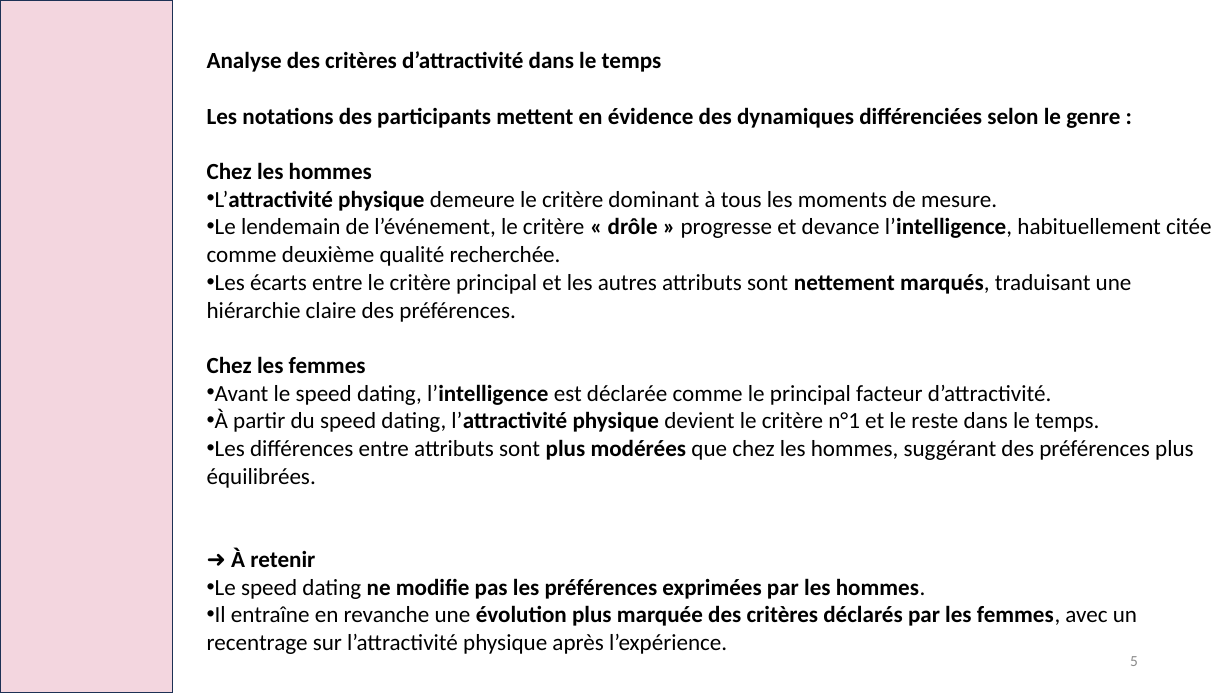
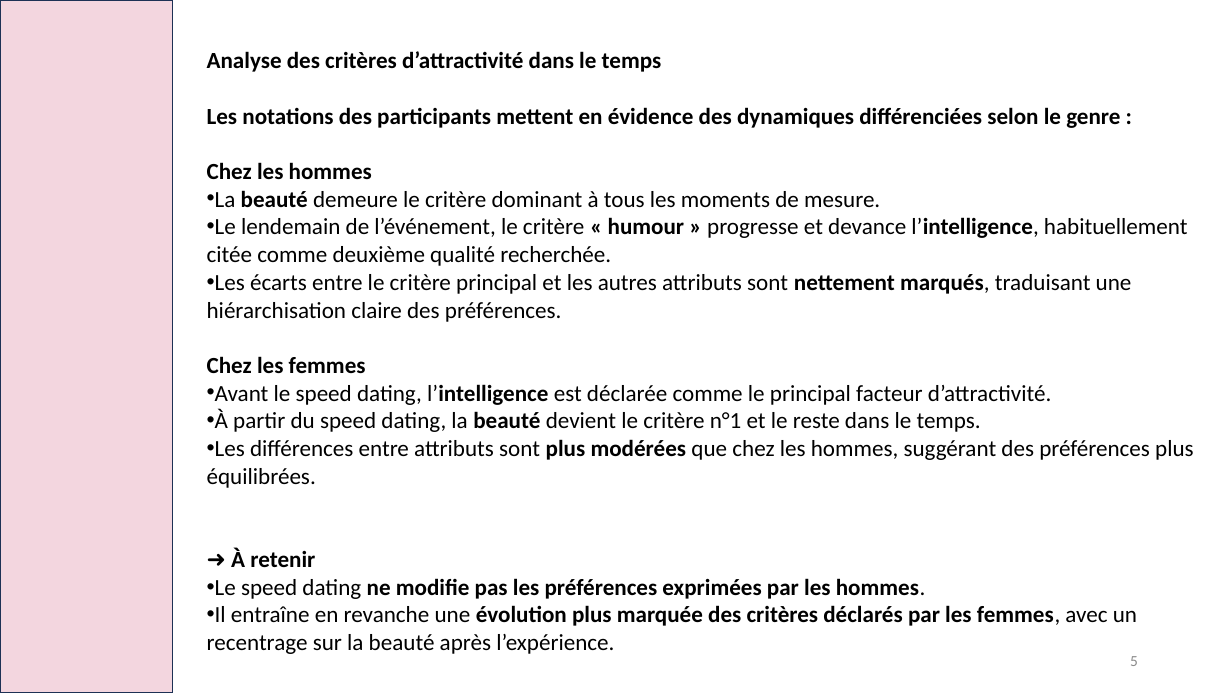
Before and after one commit to laura-lucchini/projet_speed_dating_bloc2_RNCP, a slide deck: slide 5 of speed_dating.pptx. Drawn at 1232x693 pixels with LibreOffice and Linux fonts; fonts in the diff are those of the drawing. Boxes give left, top, right and bottom in pixels: in the first picture for what was removed or moved away, otherwise in the second. Text is boxed around its words. In the diff, an @@ line names an element or a change of style, - is before the commit and + after.

```diff
--- a/speed_dating.pptx
+++ b/speed_dating.pptx
@@ text at <box>207,190,1188,322</box>: text changed @@
-• L’attractivité physique demeure le critère dominant à tous les moments de mesure.
-• Le lendemain de l’événement, le critère « drôle » progresse et devance l’intelligence, habituellement citée comme deuxième qualité recherchée.
-• Les écarts entre le critère principal et les autres attributs sont nettement marqués, traduisant une hiérarchie claire des préférences.
+• La beauté demeure le critère dominant à tous les moments de mesure.
+• Le lendemain de l’événement, le critère « humour » progresse et devance l’intelligence, habituellement citée comme deuxième qualité recherchée.
+• Les écarts entre le critère principal et les autres attributs sont nettement marqués, traduisant une hiérarchisation claire des préférences.
@@ text at <box>215,409,981,432</box>: text changed @@
-• À partir du speed dating, l’attractivité physique devient le critère n°1 et le reste dans le temps.
+• À partir du speed dating, la beauté devient le critère n°1 et le reste dans le temps.
@@ text at <box>207,605,1137,654</box>: text changed @@
-• Il entraîne en revanche une évolution plus marquée des critères déclarés par les femmes, avec un recentrage sur l’attractivité physique après l’expérience.
+• Il entraîne en revanche une évolution plus marquée des critères déclarés par les femmes, avec un recentrage sur la beauté après l’expérience.
```
Also in this commit, not shown: 9 other slides changed, 1 other file.
